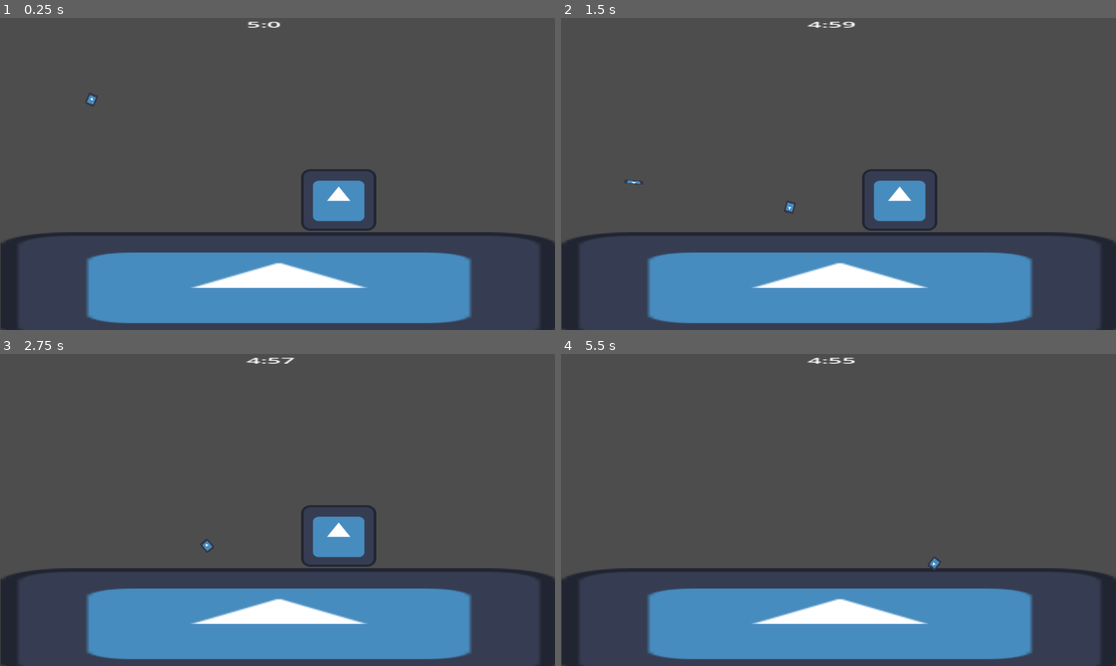
Above: before the commit, frames 1-4 (two rows, left to right).
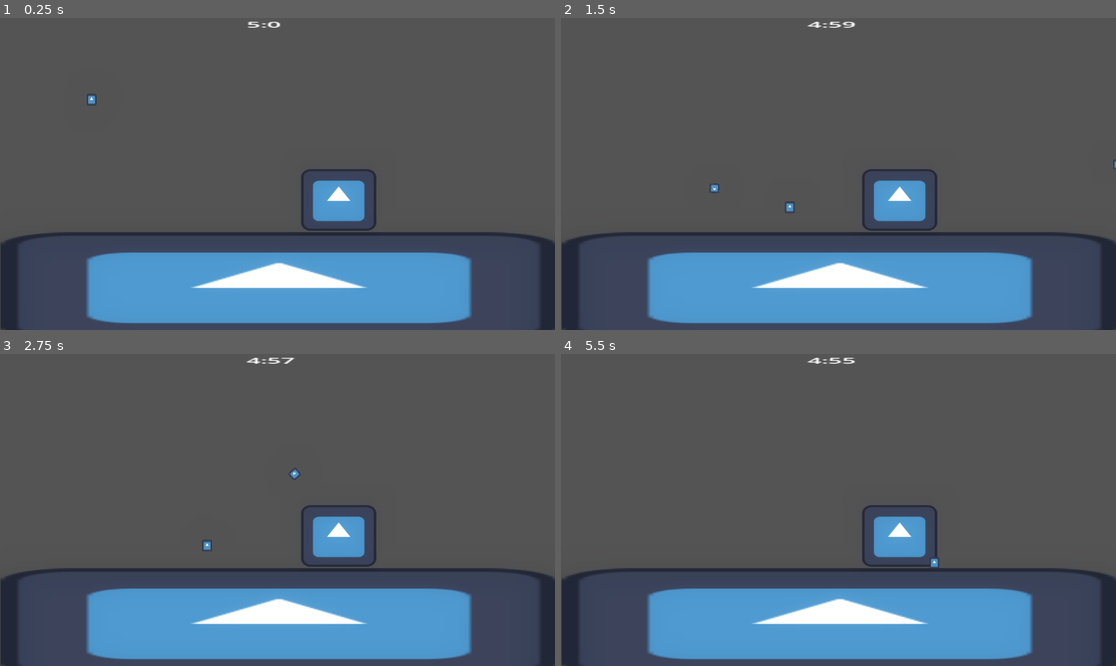
Above: after the commit, the same moments.

Repository: GeirlanthArchivest/oops--i-maybe-did-it-again
Game: Godot game, scene res://Scenes/main_level.tscn
Same seed, same stepped clock (60 frames per second), same inputs: the game is played once before the commit and once after it. The engine's default icon, where the game draws it, is replaced by a stand-in: a white triangle on a blue panel in a dark square.
Inputs (mouse positions are in pixels of both pictures, inside the frame that each line leads up to):
- Up to frame 1 (0.25 s): no input
- Up to frame 2 (1.5 s): tap Enter (shoot) at 0.5, 1.35 s; move the mouse to (960, 158) at 0.52 s; hold Enter (shoot) 0.53-1.28 s; hold Right (move_right) from 0.53 s (still down); tap Space (jump) at 0.77 s; move the mouse to (727, 189) at 1.27 s
- Up to frame 3 (2.75 s): tap Space (jump) at 1.52, 2 s; move the mouse to (333, 441) at 2.02 s; release Right (move_right) at 2.03 s; hold Left (move_left) from 2.03 s (still down); hold Enter (shoot) from 2.03 s (still down)
- Up to frame 4 (5.5 s): move the mouse to (810, 572) at 2.77 s; release Left (move_left) at 2.78 s; release Enter (shoot) at 2.78 s; hold Right (move_right) 2.78-4.28 s; tap Enter (shoot) at 2.85, 4.35 s; tap Space (jump) at 3.02, 3.77, 4.52, 5 s; move the mouse to (1005, 556) at 3.52 s; hold Enter (shoot) 3.53-4.28 s; move the mouse to (672, 463) at 4.27 s; hold Left (move_left) 4.28-5.03 s; move the mouse to (866, 510) at 5.02 s; hold Right (move_right) from 5.03 s (still down); hold Enter (shoot) from 5.03 s (still down)

The runs differ from the first frame. In frame 1, less than 0.1% of the frame differs, in the area x 15-18%, y 23-29%; in frame 2, 0.1%; in frame 3, less than 0.1%; in frame 4, 1.6%, in the area x 54-69%, y 48-70%.

Commit message:
New Shooting

Diff:
--- a/oops!-i-maybe-did-it-again/Scenes/bullet.tscn
+++ b/oops!-i-maybe-did-it-again/Scenes/bullet.tscn
@@ -1,25 +1,14 @@
-[gd_scene load_steps=4 format=3 uid="uid://casa11su65jqn"]
+[gd_scene load_steps=3 format=3 uid="uid://casa11su65jqn"]
 
 [ext_resource type="Script" uid="uid://dwhhrn18jsmtf" path="res://Scripts/bullet.gd" id="1_oduel"]
 [ext_resource type="Texture2D" uid="uid://bmp1vl1wvlpl4" path="res://icon.svg" id="1_xjght"]
 
-[sub_resource type="RectangleShape2D" id="RectangleShape2D_oduel"]
-
-[node name="Bullet" type="CharacterBody2D" groups=["bullet"]]
-scale = Vector2(1.8915135, 0.39613968)
-collision_layer = 2
-collision_mask = 2
+[node name="Bullet" type="Sprite2D"]
+scale = Vector2(0.15779613, 0.15500441)
+texture = ExtResource("1_xjght")
 script = ExtResource("1_oduel")
 
-[node name="Sprite2D" type="Sprite2D" parent="."]
-scale = Vector2(0.15779613, 0.15500441)
-texture = ExtResource("1_xjght")
+[node name="VisibleOnScreenEnabler2D" type="VisibleOnScreenEnabler2D" parent="."]
+rect = Rect2(-63.372913, -64.5143, 126.74582, 129.0286)
 
-[node name="CollisionShape2D" type="CollisionShape2D" parent="."]
-shape = SubResource("RectangleShape2D_oduel")
-
-[node name="Timer" type="Timer" parent="."]
-one_shot = true
-autostart = true
-
-[connection signal="timeout" from="Timer" to="." method="_on_timer_timeout"]
+[connection signal="screen_exited" from="VisibleOnScreenEnabler2D" to="." method="_on_visible_on_screen_enabler_2d_screen_exited"]
--- a/oops!-i-maybe-did-it-again/Scenes/main_level.tscn
+++ b/oops!-i-maybe-did-it-again/Scenes/main_level.tscn
@@ -1,6 +1,7 @@
-[gd_scene load_steps=6 format=3 uid="uid://bl4s2o65dexcj"]
+[gd_scene load_steps=8 format=3 uid="uid://bl4s2o65dexcj"]
 
 [ext_resource type="PackedScene" uid="uid://cga3myayrffbv" path="res://Scenes/player.tscn" id="1_q2fht"]
+[ext_resource type="Script" uid="uid://bwbexyf651e5r" path="res://Scripts/Level.gd" id="1_qbrl8"]
 [ext_resource type="Texture2D" uid="uid://bmp1vl1wvlpl4" path="res://icon.svg" id="2_ikcpc"]
 [ext_resource type="PackedScene" uid="uid://cxeh5hlakmc6l" path="res://Scenes/building.tscn" id="3_5erdv"]
 
@@ -31,7 +32,14 @@
 	pass
 "
 
+[sub_resource type="Environment" id="Environment_qbrl8"]
+background_mode = 3
+glow_enabled = true
+glow_bloom = 0.15
+glow_blend_mode = 0
+
 [node name="Main Level" type="Node2D"]
+script = ExtResource("1_qbrl8")
 
 [node name="Player" parent="." instance=ExtResource("1_q2fht")]
 position = Vector2(191, 141)
@@ -76,3 +84,6 @@
 wait_time = 300.0
 one_shot = true
 autostart = true
+
+[node name="WorldEnvironment" type="WorldEnvironment" parent="."]
+environment = SubResource("Environment_qbrl8")
--- a/oops!-i-maybe-did-it-again/Scenes/player.tscn
+++ b/oops!-i-maybe-did-it-again/Scenes/player.tscn
@@ -16,5 +16,9 @@
 scale = Vector2(0.155, 0.19)
 texture = ExtResource("2_cvnsp")
 
-[node name="Node2D" type="Node2D" parent="."]
-position = Vector2(18, 0)
+[node name="Fire_rate_timer" type="Timer" parent="."]
+wait_time = 0.5
+one_shot = true
+autostart = true
+
+[connection signal="timeout" from="Fire_rate_timer" to="." method="_on_fire_rate_timer_timeout"]
--- /dev/null
+++ b/oops!-i-maybe-did-it-again/Scripts/Global.gd
@@ -0,0 +1,9 @@
+extends Node
+
+var node_creation_parent = null
+
+func instance_node(node, location, parent):
+	var node_instance = node.instantiate()
+	parent.add_child(node_instance)
+	node_instance.global_position = location
+	return node_instance
--- /dev/null
+++ b/oops!-i-maybe-did-it-again/Scripts/Level.gd
@@ -0,0 +1,7 @@
+extends Node2D
+
+func _ready():
+	Global.node_creation_parent = self
+
+func _exit_tree():
+	Global.node_creation_parent = null
--- a/oops!-i-maybe-did-it-again/Scripts/building.gd
+++ b/oops!-i-maybe-did-it-again/Scripts/building.gd
@@ -1,8 +1,6 @@
 extends Area2D
 
 var health:int
-
-
 
 # Called when the node enters the scene tree for the first time.
 func _ready():
--- a/oops!-i-maybe-did-it-again/Scripts/bullet.gd
+++ b/oops!-i-maybe-did-it-again/Scripts/bullet.gd
@@ -1,20 +1,16 @@
-extends CharacterBody2D
-var pos:Vector2
-var rot:float
-var dir:float
-var speed = 2000
+extends Sprite2D
 
-# Called when the node enters the scene tree for the first time.
-func _ready() -> void:
-	global_position = pos
-	global_rotation = rot
+var velocity = Vector2(1, 0)
+var speed = 1000
 
-# Called every frame. 'delta' is the elapsed time since the previous frame.
-func _process(delta: float) -> void:
-	velocity=Vector2(speed,0).rotated(dir)
-	move_and_slide()
+var look_once = true
+
+func _process(delta):
+	if look_once:
+		look_at(get_global_mouse_position())
+		look_once = false
+	global_position += velocity.rotated(rotation) * speed * delta
 
 
-func _on_timer_timeout() -> void:
+func _on_visible_on_screen_enabler_2d_screen_exited() -> void:
 	queue_free()
-	pass # Replace with function body.
--- a/oops!-i-maybe-did-it-again/Scripts/player.gd
+++ b/oops!-i-maybe-did-it-again/Scripts/player.gd
@@ -1,15 +1,14 @@
 extends CharacterBody2D
-
-var bullet_path=preload("res://Scenes/bullet.tscn")
 
 const SPEED = 300.0
 const JUMP_VELOCITY = -400.0
 
+var bullet = preload("res://Scenes/bullet.tscn")
+var can_shoot = true
 
 func _physics_process(delta: float) -> void:
-	#bullet stuff
-	look_at(get_global_mouse_position())
-	if Input.is_action_just_pressed("shoot"):
+	#shooting stuff
+	if Input.is_action_pressed("shoot")  and Global.node_creation_parent != null and can_shoot:
 		fire()
 
 	# Add the gravity.
@@ -31,8 +30,10 @@
 	move_and_slide()
 
 func fire():
-	var bullet=bullet_path.instantiate()
-	bullet.dir=rotation
-	bullet.pos=$Node2D.global_position
-	bullet.rot=global_rotation
-	get_parent().add_child(bullet)
+	Global.instance_node(bullet, global_position, Global.node_creation_parent)
+	$Fire_rate_timer.start()
+	can_shoot = false
+
+
+func _on_fire_rate_timer_timeout():
+	can_shoot = true
--- a/oops!-i-maybe-did-it-again/project.godot
+++ b/oops!-i-maybe-did-it-again/project.godot
@@ -14,6 +14,10 @@
 run/main_scene="uid://bl4s2o65dexcj"
 config/features=PackedStringArray("4.5", "Forward Plus")
 config/icon="res://icon.svg"
+
+[autoload]
+
+Global="*res://Scripts/Global.gd"
 
 [global_group]
 
Not shown, added: oops!-i-maybe-did-it-again/Scripts/Global.gd.uid
Not shown, added: oops!-i-maybe-did-it-again/Scripts/Level.gd.uid
